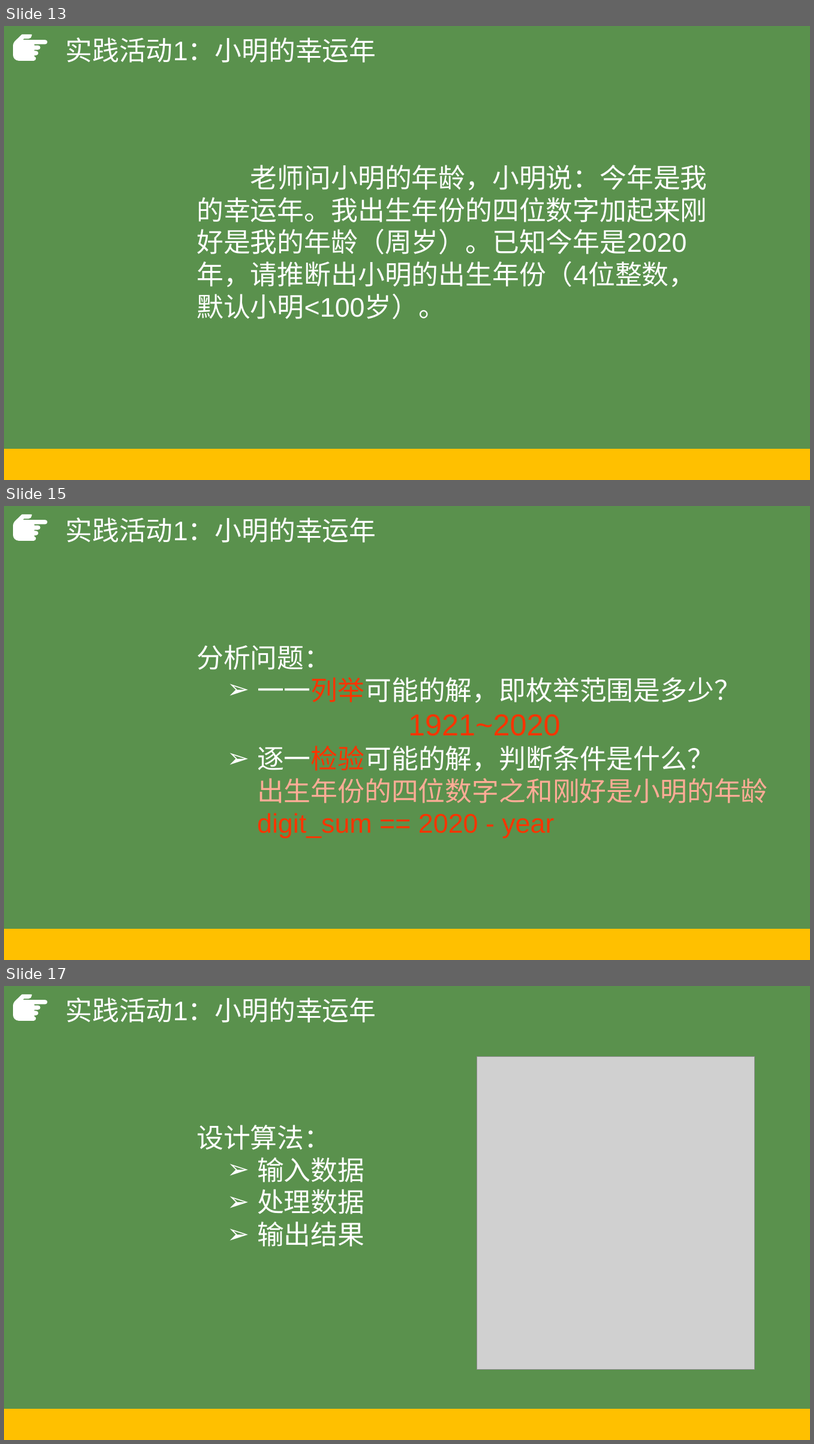
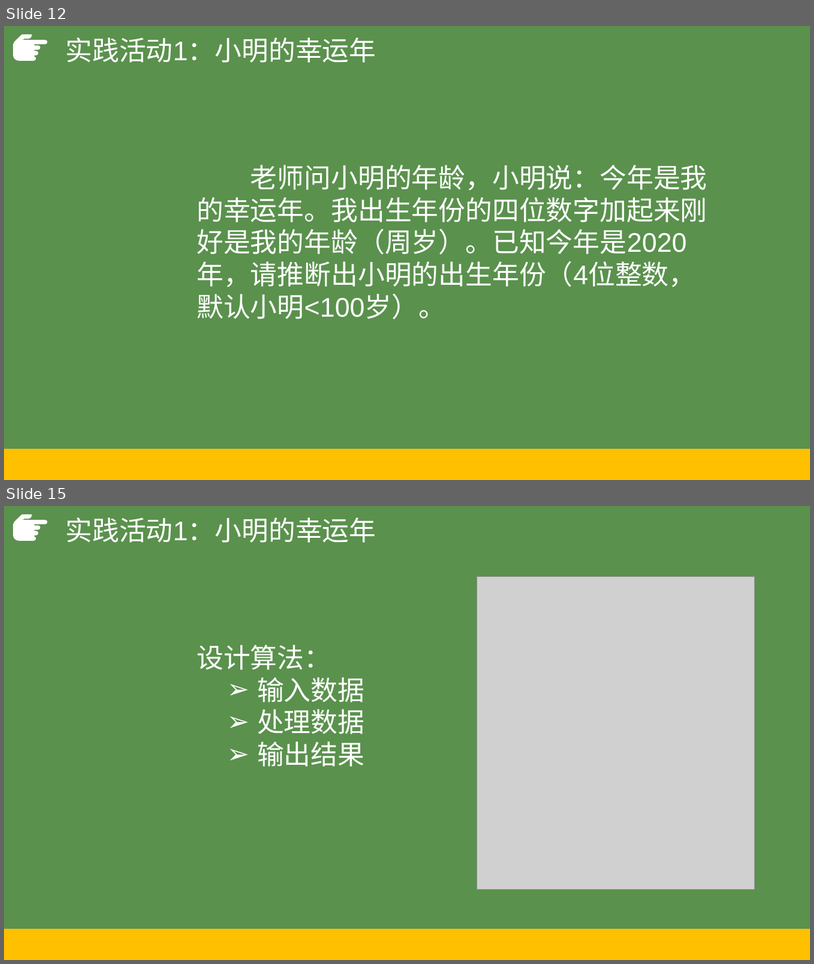
Before and after one commit to hongm32/2020design, a slide deck: 【第09课】枚举算法/【第09课】枚举算法.pptx. Shown one above the other, each under a label of ours: slides 13, 15 and 17 before the commit, slides 12 and 15 after it; the slides between them are not shown. The pictures are 814x1444 and 814x964 pixels, drawn with LibreOffice and Linux fonts; fonts in the diff are those of the drawing; grey boxes stand for pictures. Boxes give left, top, right and bottom in pixels: in the first picture for what was removed or moved away, otherwise in the second. Text is boxed around its words. In the diff, an @@ line names an element or a change of style, - is before the commit and + after.

Commit message:
修改并完善《【第09课】枚举算法》课件

```diff
--- a/【第09课】枚举算法/【第09课】枚举算法.pptx
+++ b/【第09课】枚举算法/【第09课】枚举算法.pptx
@@ slide 15 removed at <box>4,506,810,960</box>, background #5A914D; not listed: 2 template elements that a slide beside it also shows @@
@@ text removed at <box>65,517,376,543</box> @@
-实践活动1：小明的幸运年
@@ text removed at <box>197,645,768,838</box> @@
-分析问题：
-  ➢ 一一列举可能的解，即枚举范围是多少？
-  1921~2020
-  ➢ 逐一检验可能的解，判断条件是什么？
-    出生年份的四位数字之和刚好是小明的年龄
-    digit_sum == 2020 - year
@@ what was slide 13 is now slide 12 @@
@@ what was slide 17 is now slide 15 @@
```
Also in this commit, not shown: 5 slides changed, 1 slide added, 1 other slide removed, 6 other files.
